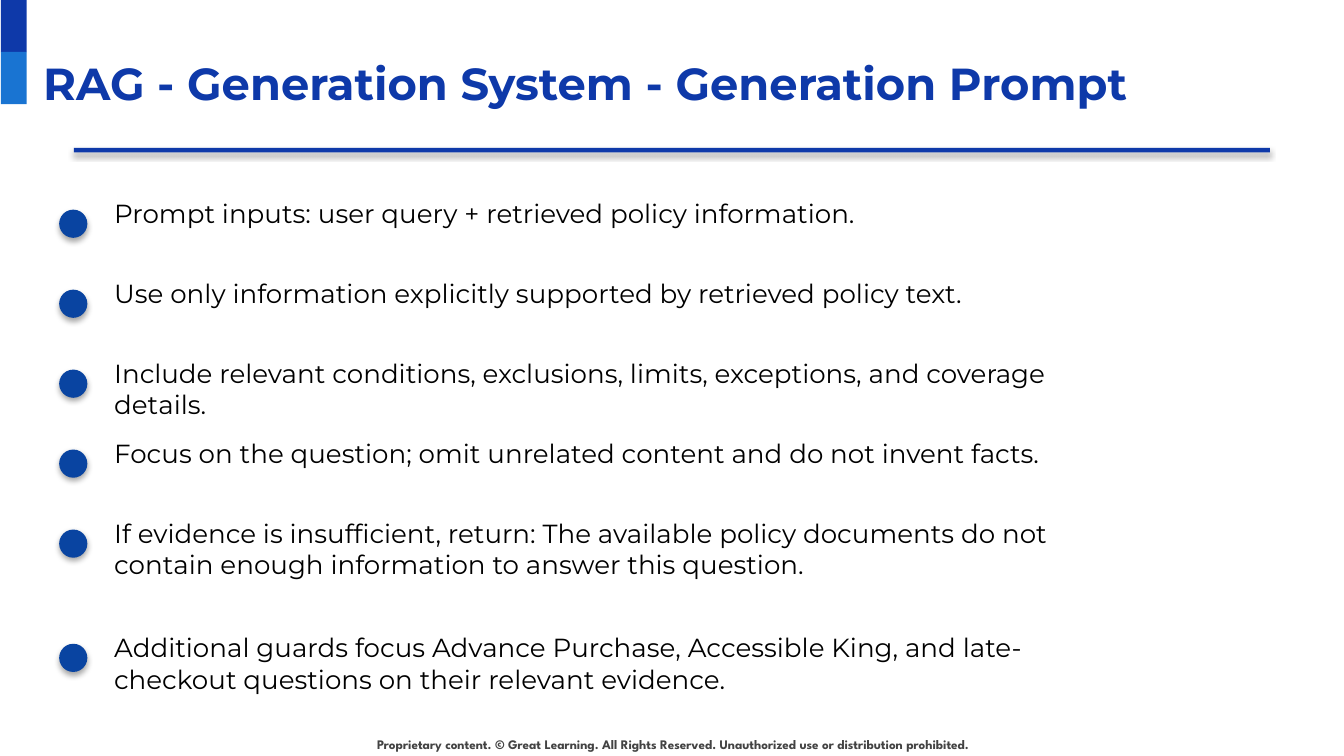
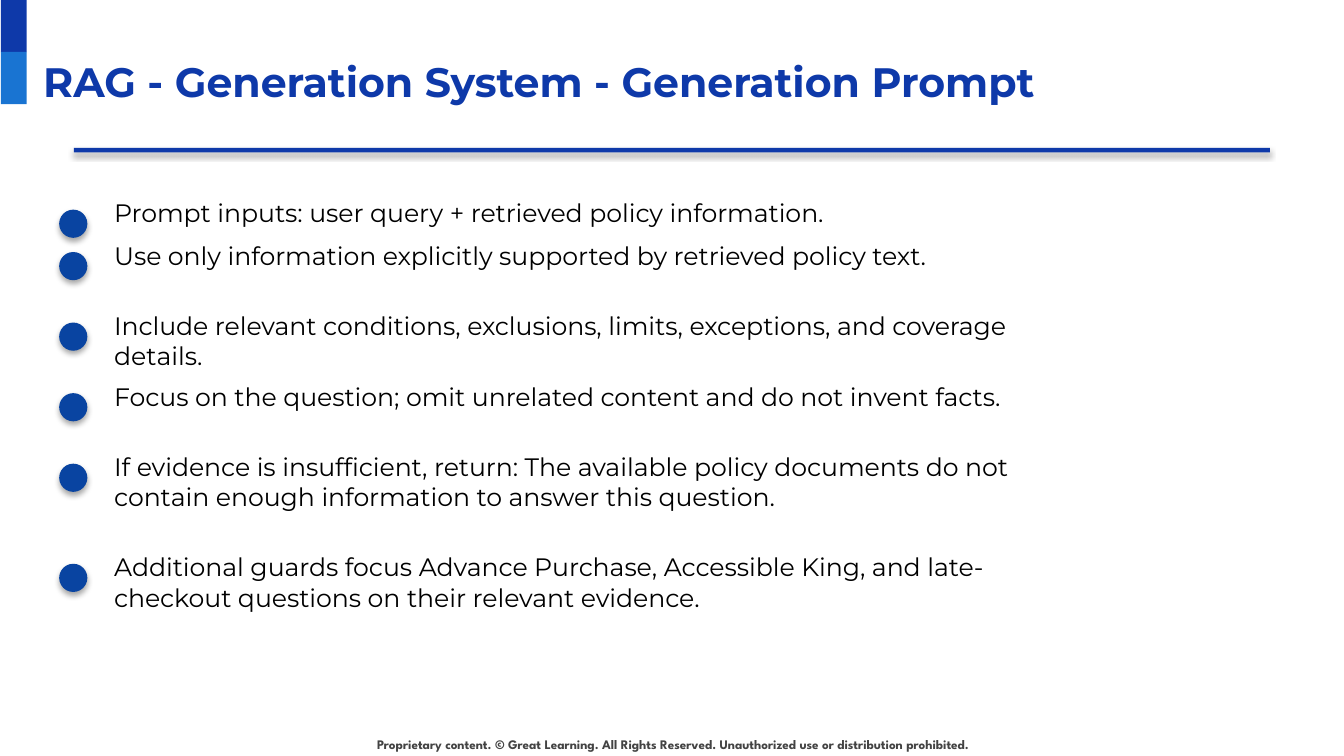
Before and after one commit to raovutukoor1/aurora-stay-qna, a slide deck: slide 12 of presentations/Aurora_Stays_RAG_Project_Presentation_Template_Style.pptx. Drawn at 1344x756 pixels with LibreOffice and Linux fonts; fonts in the diff are those of the drawing; background and template pictures are left out. Boxes give left, top, right and bottom in pixels: in the first picture for what was removed or moved away, otherwise in the second. Text is boxed around its words. In the diff, an @@ line names an element or a change of style, - is before the commit and + after.

```diff
--- a/presentations/Aurora_Stays_RAG_Project_Presentation_Template_Style.pptx
+++ b/presentations/Aurora_Stays_RAG_Project_Presentation_Template_Style.pptx
@@ title "RAG - Generation System - ..." at (43,64,1035,106): size 24 to 22 pt @@
@@ text "Use only information explicitly supported ...": place and size @@
-text "Use only information explicitly supported ..." at (114,283,962,309)
+text "Use only information explicitly supported ..." at (114,246,926,270)
@@ ellipse: place and size @@
-ellipse at (59,289,87,317)
+ellipse at (59,253,87,281)
@@ ellipse: place and size @@
-ellipse at (59,370,87,398)
+ellipse at (59,323,87,351)
@@ text "Include relevant conditions, exclusions, limits, ...": place and size @@
-text "Include relevant conditions, exclusions, limits, ..." at (114,363,1045,414)
+text "Include relevant conditions, exclusions, limits, ..." at (114,316,1006,365)
@@ text "Focus on the question; omit ...": place and size @@
-text "Focus on the question; omit ..." at (114,443,1039,468)
+text "Focus on the question; omit ..." at (114,387,1000,411)
@@ ellipse: place and size @@
-ellipse at (59,450,87,478)
+ellipse at (59,392,87,421)
@@ text "If evidence is insufficient, return: ...": place and size @@
-text "If evidence is insufficient, return: ..." at (114,523,1047,580)
+text "If evidence is insufficient, return: ..." at (114,457,1008,511)
@@ ellipse: place and size @@
-ellipse at (59,530,87,558)
+ellipse at (59,464,87,492)
@@ ellipse: place and size @@
-ellipse at (59,644,87,672)
+ellipse at (59,564,87,593)
@@ size 14 to 13.5 pt in 6 elements at (114,203,824,227), (114,246,926,270), (114,316,1006,365), (114,387,1000,411), (114,457,1008,511), (114,557,983,612) @@
@@ text "Additional guards focus Advance Purchase, ...": place and size @@
-text "Additional guards focus Advance Purchase, ..." at (114,637,1022,694)
+text "Additional guards focus Advance Purchase, ..." at (114,557,983,612)
```
Also in this commit, not shown: 29 other slides changed, 2 other files.
